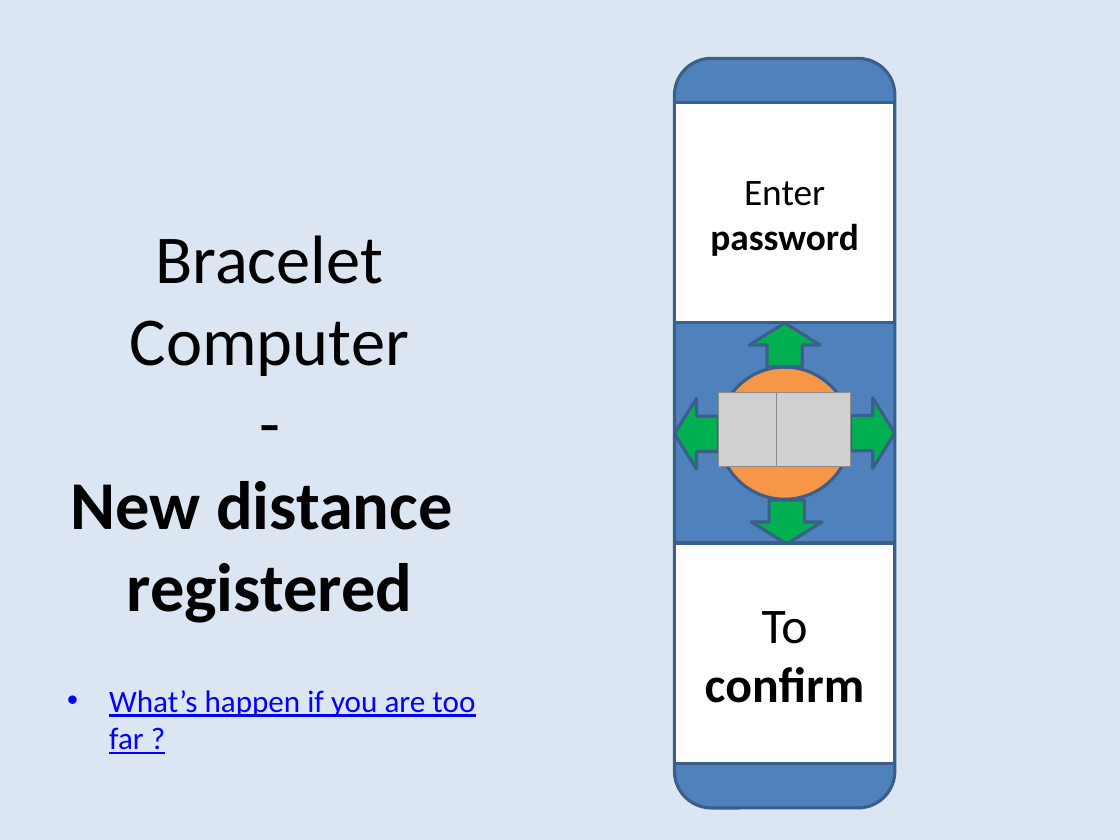
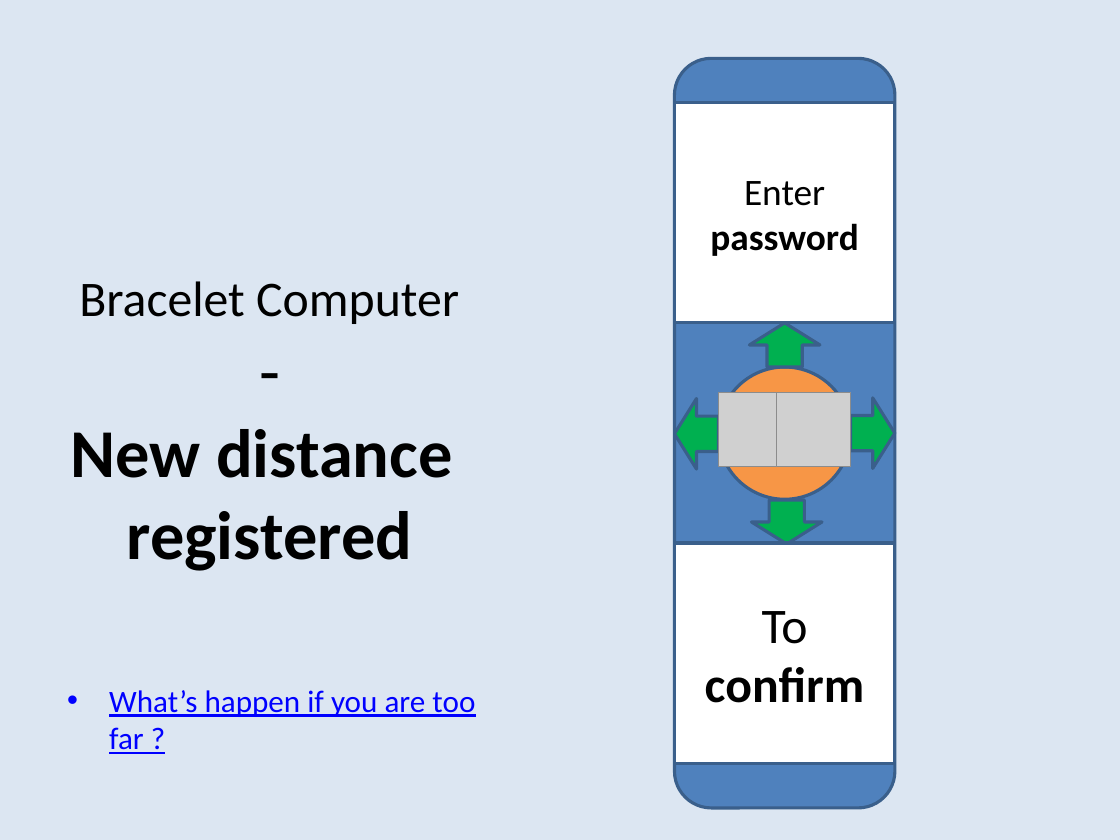
Before and after one commit to Nico420/cours-newcastle, a slide deck: slide 21 of Graphical User interfaces/Graphical User Interfaces.pptx. Drawn at 1120x840 pixels with LibreOffice and Linux fonts; fonts in the diff are those of the drawing; grey boxes stand for pictures. Boxes give left, top, right and bottom in pixels: in the first picture for what was removed or moved away, otherwise in the second. Text is boxed around its words. In the diff, an @@ line names an element or a change of style, - is before the commit and + after.

```diff
--- a/Graphical User interfaces/Graphical User Interfaces.pptx
+++ b/Graphical User interfaces/Graphical User Interfaces.pptx
@@ text at (x1=70, y1=281, x2=459, y2=478): size 44 to 32 pt in "Bracelet Computer" @@
```
Also in this commit, not shown: 19 other slides changed, 4 other files.
